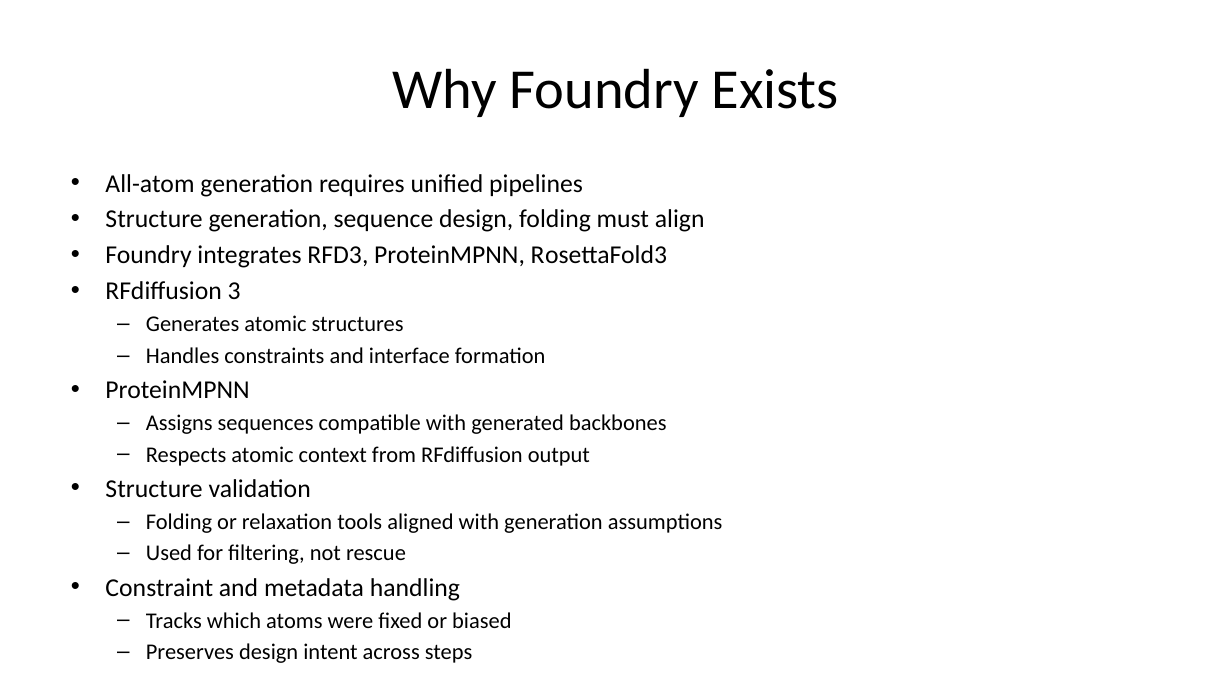
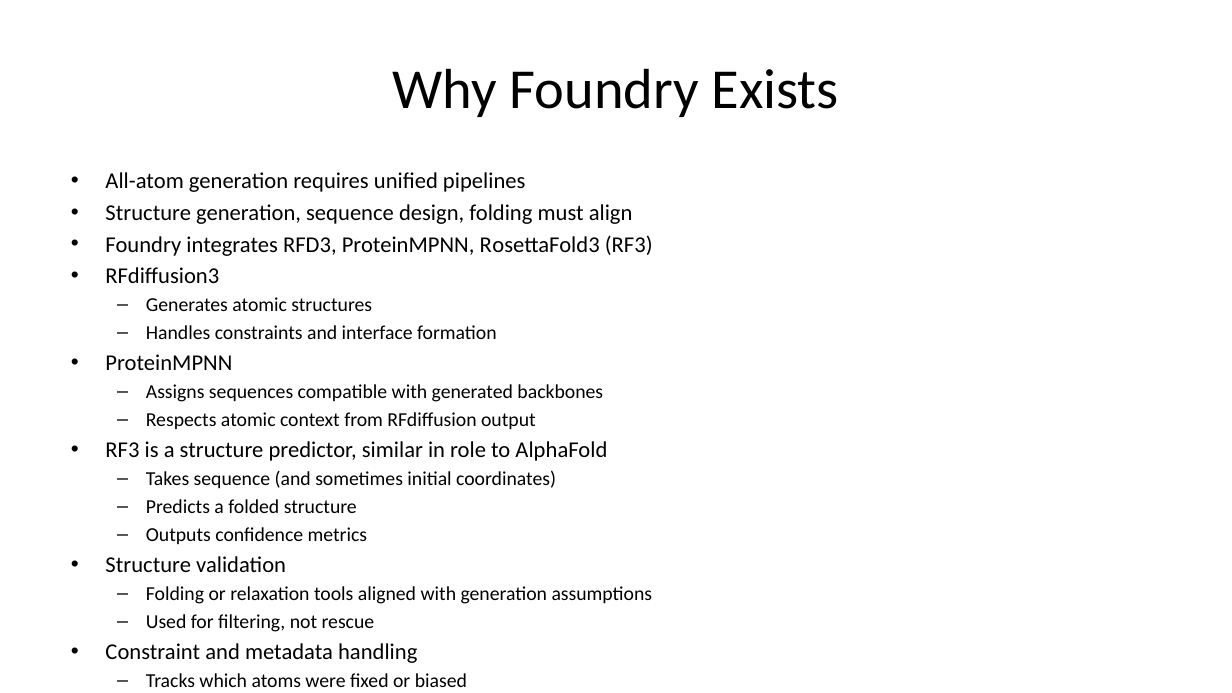
Before and after one commit to kaylertee/ActiveTargeting, a slide deck: slide 35 of Presentations/19 Jan 2026 RFdiffusion.pptx (slide 33 before the commit). Drawn at 1232x693 pixels with LibreOffice and Linux fonts; fonts in the diff are those of the drawing. Boxes give left, top, right and bottom in pixels: in the first picture for what was removed or moved away, otherwise in the second. Text is boxed around its words. In the diff, an @@ line names an element or a change of style, - is before the commit and + after.

```diff
--- a/Presentations/19 Jan 2026 RFdiffusion.pptx
+++ b/Presentations/19 Jan 2026 RFdiffusion.pptx
@@ text at [105, 172, 653, 687]: size 20 to 17.6 pt in "All-atom generation requires unified pipelines", "Structure generation, sequence design, folding must align", "ProteinMPNN", "Structure validation" and 1 more places; size 17.5 to 15.4 pt in "Generates atomic structures", "Handles constraints and interface formation", "Assigns sequences compatible with generated backbones", "Respects atomic context from RFdiffusion output" and 4 more places @@
@@ text at [105, 235, 653, 283]: text changed; size 20 to 17.6 pt @@
-• Foundry integrates RFD3, ProteinMPNN, RosettaFold3
-• RFdiffusion 3
+• Foundry integrates RFD3, ProteinMPNN, RosettaFold3 (RF3)
+• RFdiffusion3
@@ text at [105, 441, 607, 544]: paragraphs added @@
+• RF3 is a structure predictor, similar in role to AlphaFold
+  – Takes sequence (and sometimes initial coordinates)
+  – Predicts a folded structure
+  – Outputs confidence metrics
```
Also in this commit, not shown: 5 other slides changed, 6 slides added, 1 slide removed.
